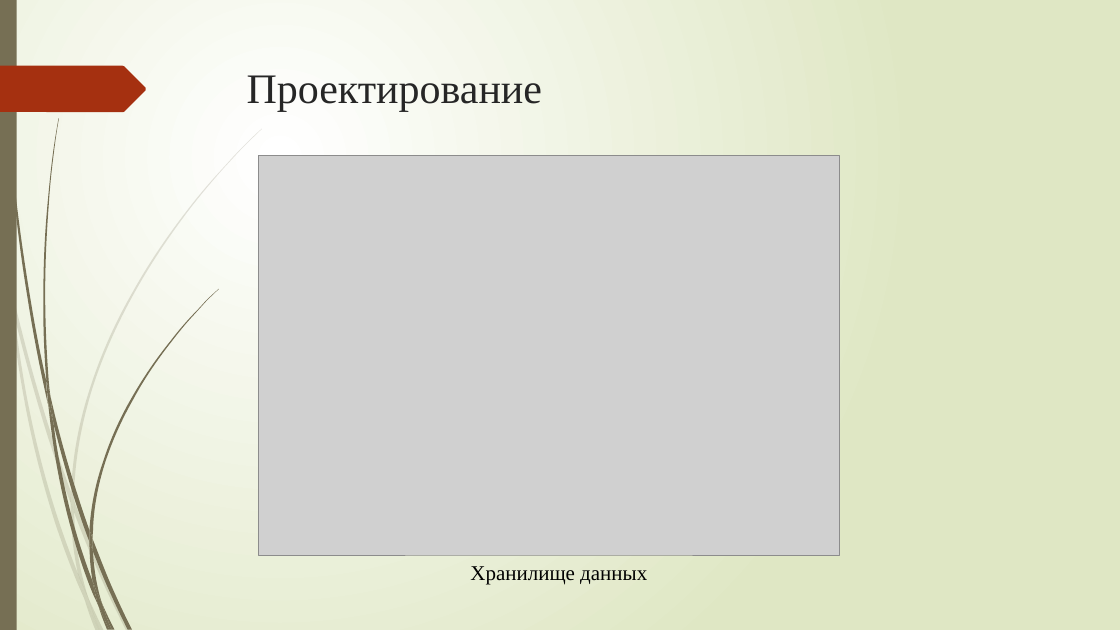
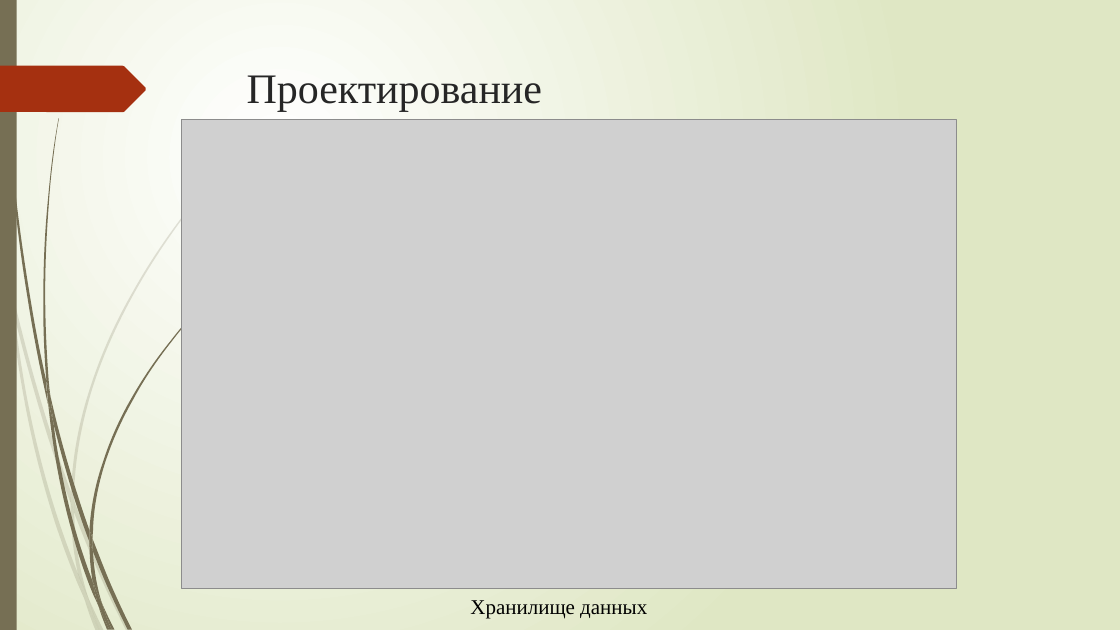
Before and after one commit to Renc345/kurs1, a slide deck: slide 6 of Стародубцев Максим.pptx (slide 4 before the commit). Drawn at 1120x630 pixels with LibreOffice and Linux fonts; fonts in the diff are those of the drawing; grey boxes stand for pictures. Boxes give left, top, right and bottom in pixels: in the first picture for what was removed or moved away, otherwise in the second. Text is boxed around its words. In the diff, an @@ line names an element or a change of style, - is before the commit and + after.

```diff
--- a/Стародубцев Максим.pptx
+++ b/Стародубцев Максим.pptx
@@ picture: place and size @@
-picture at [259, 155, 839, 555]
+picture at [182, 120, 957, 589]
@@ text "Хранилище данных": place and size @@
-text "Хранилище данных" at [470, 566, 647, 584]
+text "Хранилище данных" at [470, 600, 647, 618]
```
Also in this commit, not shown: 4 other slides changed, 2 slides added.
